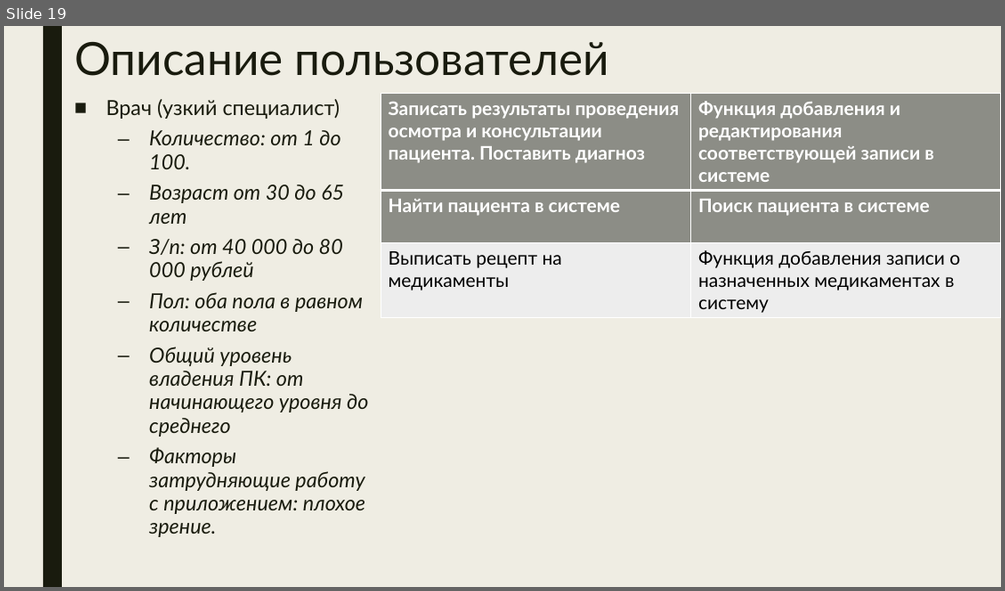
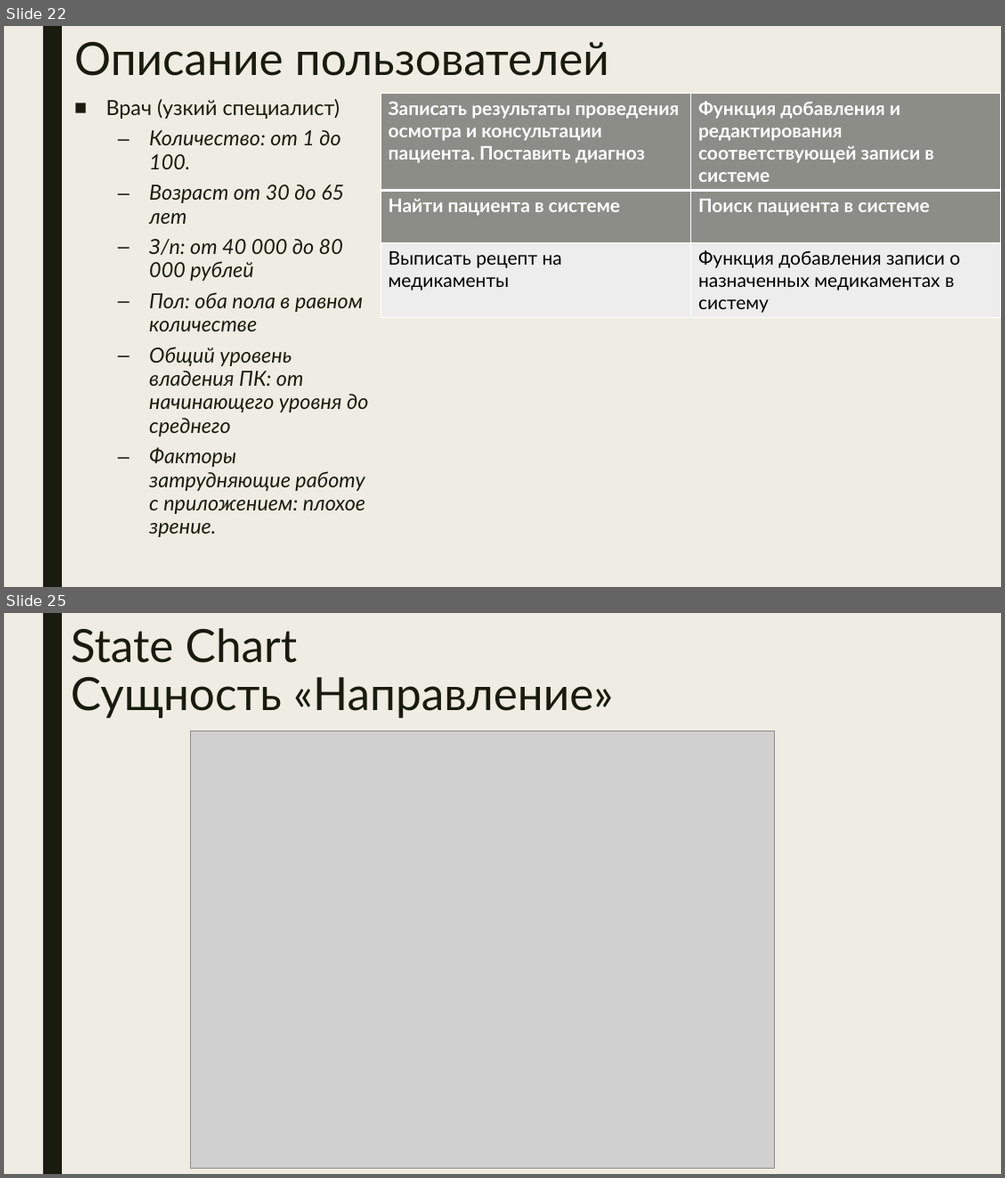
Before and after one commit to javavlsu/course-work-team-04-krylov, a slide deck: docs/Крылов Егор ИСТ-220 Проект Этап 1.pptx. Shown one above the other, each under a label of ours: slide 19 before the commit, slides 22 and 25 after it; the slides between them are not shown. The pictures are 1005x591 and 1005x1178 pixels, drawn with LibreOffice and Linux fonts; fonts in the diff are those of the drawing; grey boxes stand for pictures. Boxes give left, top, right and bottom in pixels: in the first picture for what was removed or moved away, otherwise in the second. Text is boxed around its words. In the diff, an @@ line names an element or a change of style, - is before the commit and + after.

```diff
--- a/docs/Крылов Егор ИСТ-220 Проект Этап 1.pptx
+++ b/docs/Крылов Егор ИСТ-220 Проект Этап 1.pptx
@@ slide 25 added at [4,613,1001,1174], background #EFEDE3; not listed: 1 template element that a slide beside it also shows @@
@@ title added at [71,628,613,718], 44 pt, text #191B0E @@
+State Chart
+Сущность «Направление»
@@ picture added at [190,730,774,1167] @@
@@ what was slide 19 is now slide 22 @@
```
Also in this commit, not shown: 2 slides changed, 4 other slides added.
